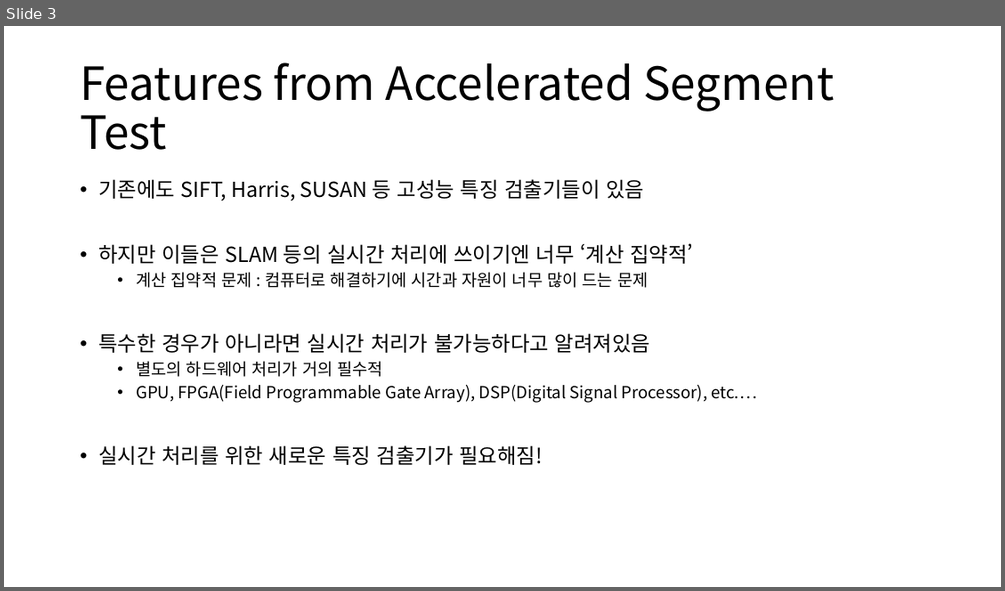
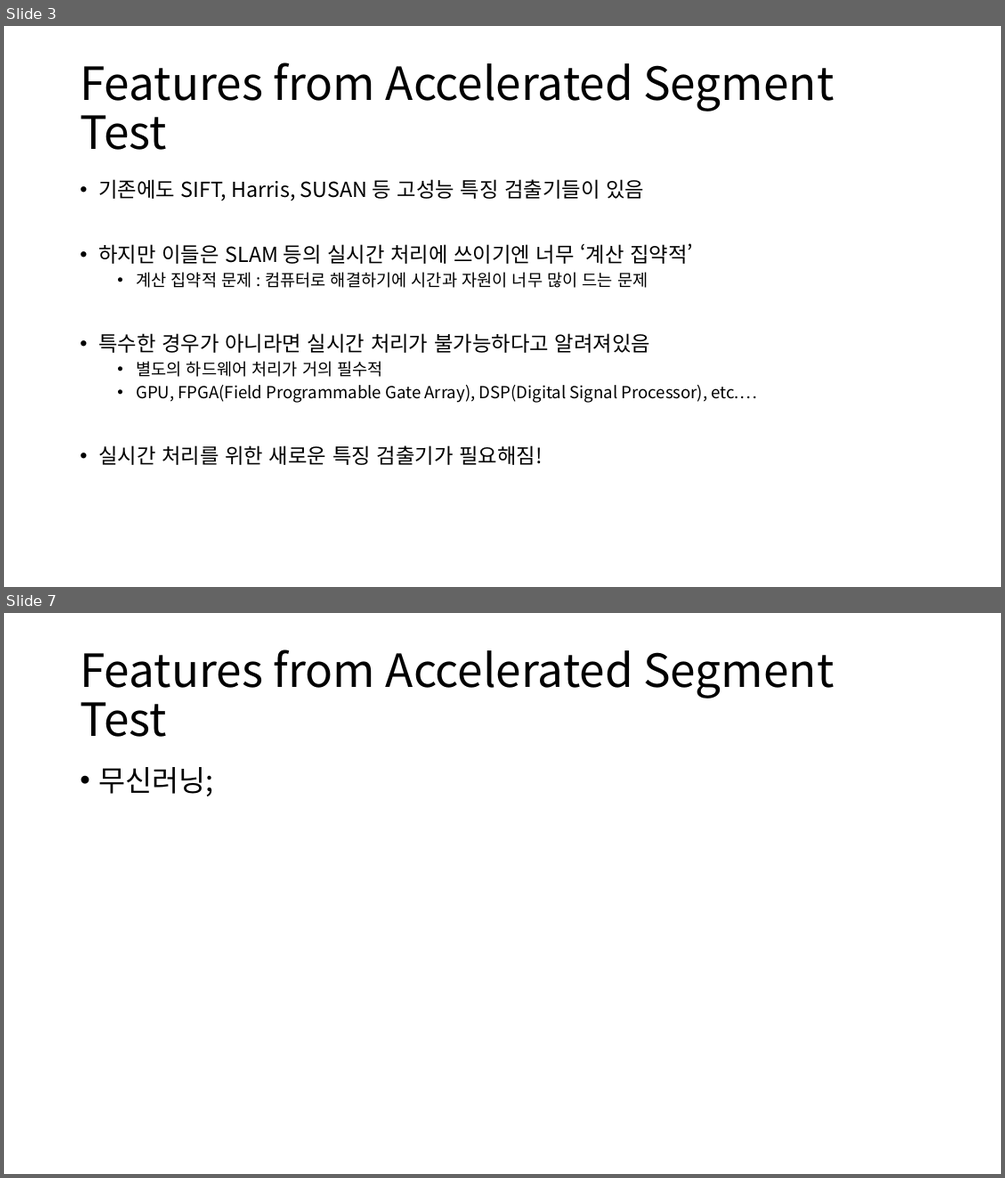
Before and after one commit to hatchling13/miscellaneous, a slide deck: Oriented FAST.pptx. Shown one above the other, each under a label of ours: slide 3 before the commit, slides 3 and 7 after it; the slides between them are not shown. The pictures are 1005x591 and 1005x1178 pixels, drawn with LibreOffice and Linux fonts; fonts in the diff are those of the drawing. Boxes give left, top, right and bottom in pixels: in the first picture for what was removed or moved away, otherwise in the second. Text is boxed around its words. In the diff, an @@ line names an element or a change of style, - is before the commit and + after.

```diff
--- a/Oriented FAST.pptx
+++ b/Oriented FAST.pptx
@@ slide 7 added at box(4, 613, 1001, 1174), background #FFFFFF @@
@@ title added at box(80, 649, 833, 737), 44 pt, text #000000 @@
+Features from Accelerated Segment Test
@@ text added at box(98, 767, 213, 796), 28 pt, text #000000 @@
+• 무신러닝;
```
Also in this commit, not shown: 1 slide changed, 2 other slides added.
